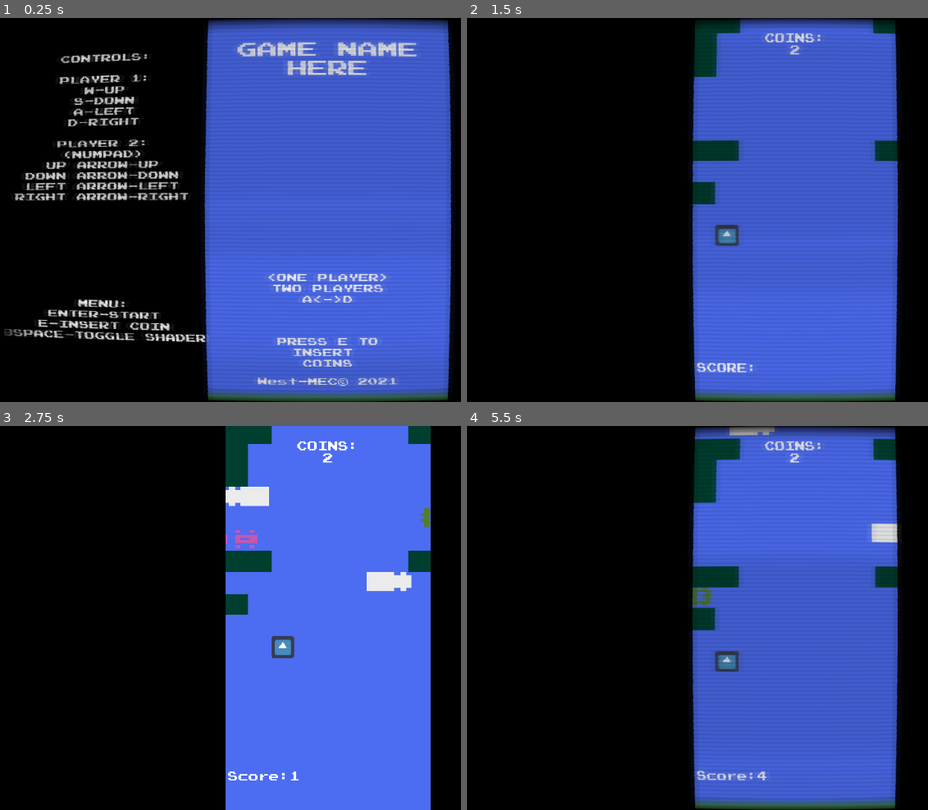
Above: before the commit, frames 1-4 (two rows, left to right).
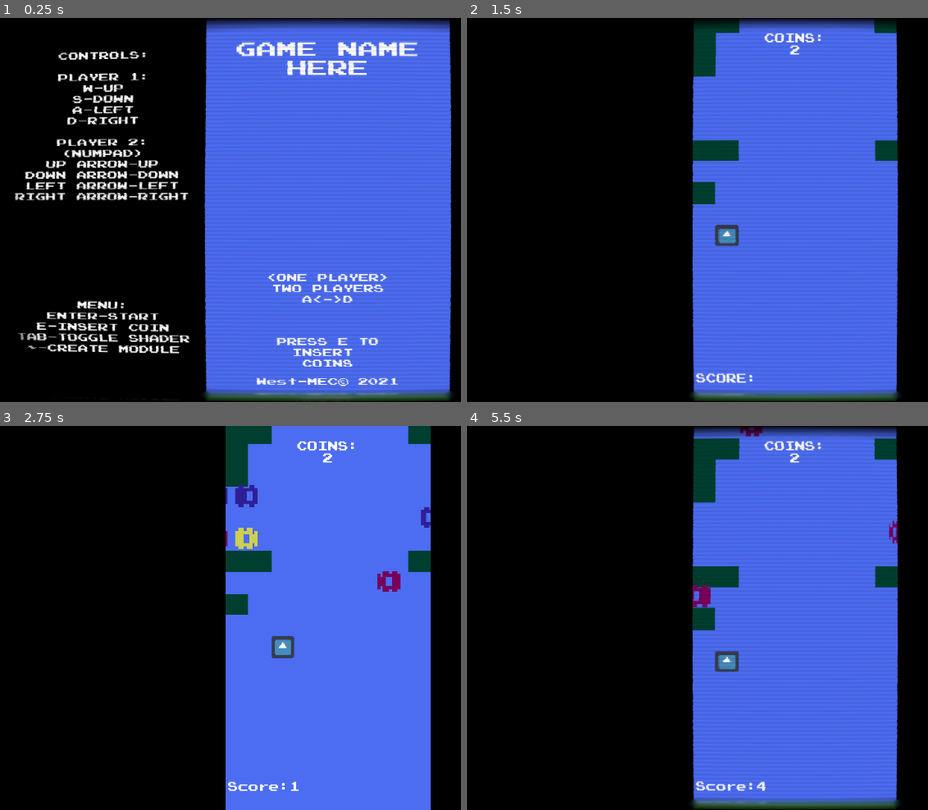
Above: after the commit, the same moments.

Repository: RogerRandomDev/GodotWork
Game: Godot game, scene res://Assets/Scenes/Title.tscn
Two runs of this game, one before a commit and one after it. Both use one fixed random seed, a clock stepped at 60 frames per second and the inputs below. The engine's default icon, where the game draws it, is replaced by a stand-in: a white triangle on a blue panel in a dark square.
Inputs:
- Up to frame 1 (0.25 s): no input
- Up to frame 2 (1.5 s): tap E at 0.5 s; hold D (rightP1) 0.53-1.28 s; hold Tab 0.53-1.28 s; tap Backspace at 0.8, 1.35 s; tap Enter at 1.25 s; hold S (downP1) from 1.28 s (still down)
- Up to frame 3 (2.75 s): tap Tab at 1.55 s; release S (downP1) at 2.03 s; hold D (rightP1) from 2.03 s (still down); hold Backspace from 2.03 s (still down); tap Keypad 5 (downP2) at 2.1 s
- Up to frame 4 (5.5 s): release D (rightP1) at 2.78 s; release Backspace at 2.78 s; hold W (upP1) 2.78-3.53 s; tap Keypad 4 (leftP2) at 2.85 s; tap Tab at 3.05, 4.55 s; hold Backspace 3.53-4.28 s; hold A (leftP1) 3.53-5.03 s; tap Keypad 6 (rightP2) at 3.6 s; tap Keypad 8 (upP2) at 4.35 s; hold S (downP1) from 5.03 s (still down); hold Tab from 5.03 s (still down); tap Backspace at 5.3 s

The runs differ from the first frame. In frame 1, 38% of the frame differs, in the area x 0-99%, y 0-100%; in frame 2, 26%; in frame 3, 1.6%; in frame 4, 26%.

Commit message:
added color pallete switching and better designs, made unique textures as i shift from the default frogger i got from the atari version

Diff:
--- a/Game/Assets/Scenes/BaseGame.tscn
+++ b/Game/Assets/Scenes/BaseGame.tscn
@@ -88,9 +88,9 @@
 
 [node name="Score0" type="Label" parent="Scores"]
 margin_left = 132.0
-margin_top = 540.0
+margin_top = 556.0
 margin_right = 444.0
-margin_bottom = 1124.0
+margin_bottom = 1140.0
 custom_fonts/font = ExtResource( 6 )
 text = "SCORE:
 "
@@ -100,9 +100,9 @@
 
 [node name="Score1" type="Label" parent="Scores"]
 margin_left = 580.0
-margin_top = 540.0
+margin_top = 556.0
 margin_right = 892.0
-margin_bottom = 1124.0
+margin_bottom = 1140.0
 custom_fonts/font = ExtResource( 6 )
 text = "SCORE:
 "
--- a/Game/Assets/Scenes/Sliders.tscn
+++ b/Game/Assets/Scenes/Sliders.tscn
@@ -1,26 +1,26 @@
 [gd_scene load_steps=9 format=2]
 
+[ext_resource path="res://Assets/Textures/Cars0.png" type="Texture" id=1]
 [ext_resource path="res://Assets/Scripts/RoadMotion.gd" type="Script" id=2]
-[ext_resource path="res://Assets/Textures/Atari2600Frogger(placeholder).png" type="Texture" id=3]
 
 [sub_resource type="Curve2D" id=1]
 _data = {
 "points": PoolVector2Array( 0, 0, 0, 0, -128, 0, 0, 0, 0, 0, 640, 0 )
 }
 
-[sub_resource type="RectangleShape2D" id=11]
+[sub_resource type="RectangleShape2D" id=2]
 extents = Vector2( 16, 16 )
 
-[sub_resource type="RectangleShape2D" id=10]
+[sub_resource type="RectangleShape2D" id=3]
 extents = Vector2( 16, 16 )
 
-[sub_resource type="RectangleShape2D" id=9]
+[sub_resource type="RectangleShape2D" id=4]
 extents = Vector2( 16, 16 )
 
-[sub_resource type="RectangleShape2D" id=7]
+[sub_resource type="RectangleShape2D" id=5]
 extents = Vector2( 16, 16 )
 
-[sub_resource type="RectangleShape2D" id=8]
+[sub_resource type="RectangleShape2D" id=6]
 extents = Vector2( 16, 16 )
 
 [node name="VehicleMotion" type="Path2D"]
@@ -32,68 +32,68 @@
 position = Vector2( -128, 0 )
 
 [node name="Sprite" type="Sprite" parent="PathFollow2D"]
-scale = Vector2( 4, 8 )
+scale = Vector2( 8, 9.143 )
 z_index = 1
-texture = ExtResource( 3 )
+texture = ExtResource( 1 )
 region_enabled = true
-region_rect = Rect2( 1, 1, 32, 7 )
+region_rect = Rect2( 0, 0, 8, 7 )
 
 [node name="Area2D" type="Area2D" parent="PathFollow2D"]
 
 [node name="CollisionShape2D" type="CollisionShape2D" parent="PathFollow2D/Area2D"]
-shape = SubResource( 11 )
+shape = SubResource( 2 )
 
 [node name="PathFollow2D2" type="PathFollow2D" parent="."]
 position = Vector2( -128, 0 )
 
 [node name="Sprite" type="Sprite" parent="PathFollow2D2"]
-scale = Vector2( 4, 8 )
-texture = ExtResource( 3 )
+scale = Vector2( 8, 9.143 )
+texture = ExtResource( 1 )
 region_enabled = true
 
 [node name="Area2D" type="Area2D" parent="PathFollow2D2"]
 
 [node name="CollisionShape2D" type="CollisionShape2D" parent="PathFollow2D2/Area2D"]
-shape = SubResource( 10 )
+shape = SubResource( 3 )
 
 [node name="PathFollow2D3" type="PathFollow2D" parent="."]
 position = Vector2( -128, 0 )
 
 [node name="Sprite" type="Sprite" parent="PathFollow2D3"]
-scale = Vector2( 4, 8 )
-texture = ExtResource( 3 )
+scale = Vector2( 4, 9.143 )
+texture = ExtResource( 1 )
 region_enabled = true
 
 [node name="Area2D" type="Area2D" parent="PathFollow2D3"]
 
 [node name="CollisionShape2D" type="CollisionShape2D" parent="PathFollow2D3/Area2D"]
-shape = SubResource( 9 )
+shape = SubResource( 4 )
 
 [node name="PathFollow2D4" type="PathFollow2D" parent="."]
 position = Vector2( -128, 0 )
 
 [node name="Sprite" type="Sprite" parent="PathFollow2D4"]
-scale = Vector2( 4, 8 )
-texture = ExtResource( 3 )
+scale = Vector2( 4, 9.143 )
+texture = ExtResource( 1 )
 region_enabled = true
 
 [node name="Area2D" type="Area2D" parent="PathFollow2D4"]
 
 [node name="CollisionShape2D" type="CollisionShape2D" parent="PathFollow2D4/Area2D"]
-shape = SubResource( 7 )
+shape = SubResource( 5 )
 
 [node name="PathFollow2D5" type="PathFollow2D" parent="."]
 position = Vector2( -128, 0 )
 
 [node name="Sprite" type="Sprite" parent="PathFollow2D5"]
-scale = Vector2( 4, 8 )
-texture = ExtResource( 3 )
+scale = Vector2( 4, 9.143 )
+texture = ExtResource( 1 )
 region_enabled = true
 
 [node name="Area2D" type="Area2D" parent="PathFollow2D5"]
 
 [node name="CollisionShape2D" type="CollisionShape2D" parent="PathFollow2D5/Area2D"]
-shape = SubResource( 8 )
+shape = SubResource( 6 )
 
 [node name="Carmotion" type="Timer" parent="."]
 autostart = true
--- a/Game/Assets/Scenes/Title.tscn
+++ b/Game/Assets/Scenes/Title.tscn
@@ -116,12 +116,11 @@
 TWO PLAYERS
 A<->D"
 align = 1
-percent_visible = -0.0454545
 
 [node name="Controls" type="Label" parent="ViewportContainer/Viewport/Labels"]
 margin_top = 32.0
 margin_right = 160.0
-margin_bottom = 326.0
+margin_bottom = 384.0
 custom_fonts/font = SubResource( 3 )
 text = "CONTROLS:
 
@@ -149,7 +148,8 @@
 MENU:
 ENTER-START
 E-INSERT COIN
-BSPACE-TOGGLE SHADER"
+TAB-TOGGLE SHADER
+~-CREATE MODULE"
 align = 1
 
 [node name="CoinFlash" type="Timer" parent="."]
--- a/Game/Assets/Scripts/GlobalData.gd
+++ b/Game/Assets/Scripts/GlobalData.gd
@@ -2,7 +2,7 @@
 
 
 ##allows you to disable the shader
-var shaderOFF = true
+var shaderOFF = false
 
 ##stores score and HighScore##
 var Score = [0,0]
@@ -12,8 +12,14 @@
 var coinCount = 0
 ##converts player ID to the label for the score##
 const pID = {"P1":0,"P2":1,"CPU":1}
+##Modulation colors to allow for more variety by just changing pallette essentially between the values##
+const ColorValues = [Color8(136,0,0,255),Color8(48,32,152,255),Color8(120,0,92,255),Color8(208,208,80,255)]
 
-##Allows you to insert more coins during the game as wepp
+##Randomizes random function##
+func _ready():
+	randomize()
+
+##Allows you to insert more coins during the game as wanted##
 func _unhandled_key_input(event):
 	if str(event) == "0":
 		pass
@@ -28,9 +34,9 @@
 			get_tree().get_nodes_in_group("COINDISPLAY")[0].text = "COINS:\n"+str(coinCount)
 
 	##Lets you disable the shaders
-	if Input.is_key_pressed(KEY_BACKSPACE):
+	if Input.is_key_pressed(KEY_TAB):
 		GlobalData.shaderOFF = !GlobalData.shaderOFF
-		get_tree().get_nodes_in_group("SHADER")[0].visible = GlobalData.shaderOFF
+		get_tree().get_nodes_in_group("SHADER")[0].visible = !GlobalData.shaderOFF
 ##sets scoreboard and highscore##
 func setScore(value,ID):
 	Score[pID[ID]]=value
@@ -50,3 +56,6 @@
 func gameover():
 	print("hit")
 	pass
+##randomly selects color to return from pallette above##
+func randColor():
+	return ColorValues[round(rand_range(0,ColorValues.size()-1))]
--- a/Game/Assets/Scripts/RoadMotion.gd
+++ b/Game/Assets/Scripts/RoadMotion.gd
@@ -8,17 +8,22 @@
 var moving = true
 var carprogress = [0,0,0,0,0]
 export var carDir = 0
-export var carLength = [1,2]
+export var carLength = [1,1]
+
+###
 ##placeholder to set texture position and size for now##
+##no longer placeholder, has been modified to suit its purpose permanently,
+##or until better method is though of.
+###
 var carData = [
-[[38,1,16,7],[59,1,16,7],[80,1,16,7],[101,1,16,7]],
+[[0,0,8,7],[9,0,8,7],[0,8,8,7],[9,8,8,7]],
 [[1,1,32,7]],
 ]
 var carCounts = [3,0]
 ##sets speed of motion
 func _ready():
 	$Carmotion.wait_time = movespeed
-	if carDir == 1:
+	if carDir == 0:
 		for car in get_children():
 			if car.get_child_count() != 0:
 				car.get_child(0).flip_h = true
@@ -45,11 +50,16 @@
 			var currentCar = round(rand_range(0,carCounts[carSize-1]-1))
 			get_child(carpos).get_child(1).scale.x = carSize
 ##sets extents(TEMPORARY) this is being used while using the frogger textures i got from the atari 2600
+###
+##Leaving last comment aside, I set up my own textures in the style, and am using it in the same manner
+##as before, since it has proved to be rather effective at what it is meant to do.
+###
 			get_child(carpos).get_child(0).region_rect = Rect2(carData[carSize-1][currentCar][0],
 carData[carSize-1][currentCar][1],
 carData[carSize-1][currentCar][2],
 carData[carSize-1][currentCar][3])
-
+##sets color to one of the colors in the globaldata color pallette i've set up##
+			get_child(carpos).get_child(0).modulate = GlobalData.randColor()
 
 func _on_Area2D_body_entered(body):
 	if body.name =="Player":
--- a/Game/Assets/Shaders/FinalShader.shader
+++ b/Game/Assets/Shaders/FinalShader.shader
@@ -4,7 +4,6 @@
 uniform float color_displacement :hint_range (0, 5) = 0.0;
 uniform float lines_velocity :hint_range (0, 5) = 0.075;
 const float PI = 3.14159265359;
-uniform float colorset = 256.0;
 uniform vec2 screen_size = vec2(320.0, 180.0);
 uniform bool show_curvature = true;
 uniform float curvature_x_amount : hint_range(3.0, 15.0, 0.01) = float(6.0);
@@ -83,7 +82,7 @@
 
 	// switching noise
 	float snPhase = smoothstep( 0.03, 0.0, uvn.y );
-	uvn.y += snPhase * 0.0;
+	uvn.y += snPhase * 0.125;
 	uvn.x += snPhase * ( ( noise( vec2( uv.y * 100.0, TIME * 10.0 ) ) - 0.5 ) * 0.0 );
 
 	color = tex2D( SCREEN_TEXTURE, uvn );
@@ -93,28 +92,21 @@
 		color.yzx,
 		snPhase
 	);
-
+/*
 	// bloom
 	for( float x = -1.0; x < 2.5; x += 2.0 ){
 		color.xyz += vec3(
 		tex2D( SCREEN_TEXTURE, uvn + vec2( x - 0.0, 0.0 ) * 0.007 ).x,
 		tex2D( SCREEN_TEXTURE, uvn + vec2( x - color_displacement, 0.0 ) * 0.007 ).y,
 		tex2D( SCREEN_TEXTURE, uvn + vec2( x - color_displacement * 2.0, 0.0 ) * 0.007 ).z
-		) * 0.1;
+		) * 0.01;
 	}
-	color *= 0.6;
+*/
+	color *= 0.5;
 
 	// ac beat
-	color *= 1.0 + clamp( noise( vec2( 0.0, uv.y + TIME * lines_velocity ) ) * 0.6 - 0.25, 0.0, 0.1 );
+	color *= 1.0 + clamp( noise( vec2( 0.0, uv.y + TIME * lines_velocity ) ) * 0.16 - 0.25, 0.0, 0.1 );
 
-///THIS SHOULD ONLY BE USED IF I FINALLY FIGURE OUT HOW I CAN MAKE IT LOOK NICE WITHOUT SCREWING THE REST UP
-	//one of the first parts of the shader here,
-	//it would basically limit the color pallate by dividing the possible values and rounding
-	//before just multiplying it to get a reduced color pallate.
-	//sounds nice, but i realized it doesnt work all that well in the end, so if i ever find a way
-	//to make it nice, i will re-used it once again//
-///
-	//color = roundEven(color*(256.0/colorset))/(256.0/colorset);
 
 	if (show_horizontal_scan_lines) {
 		float s = sin(screen_uv.y * horizontal_scan_lines_amount * PI * 2.0);
--- a/Game/Assets/Shaders/crt_material.tres
+++ b/Game/Assets/Shaders/crt_material.tres
@@ -9,19 +9,18 @@
 shader_param/tape_crease_amount = 0.25
 shader_param/color_displacement = 0.0
 shader_param/lines_velocity = 0.075
-shader_param/colorset = 1.0
 shader_param/screen_size = Vector2( 512, 300 )
 shader_param/show_curvature = true
-shader_param/curvature_x_amount = 6.0
-shader_param/curvature_y_amount = 4.0
+shader_param/curvature_x_amount = 9.0
+shader_param/curvature_y_amount = 6.0
 shader_param/corner_color = Color( 0, 0, 0, 1 )
 shader_param/show_vignette = true
-shader_param/vignette_opacity = 0.5
+shader_param/vignette_opacity = 0.75
 shader_param/show_horizontal_scan_lines = true
 shader_param/horizontal_scan_lines_amount = 96.0
 shader_param/horizontal_scan_lines_opacity = 0.05
 shader_param/show_vertical_scan_lines = false
 shader_param/vertical_scan_lines_amount = 320.0
 shader_param/vertical_scan_lines_opacity = 1.0
-shader_param/boost = 1.2
-shader_param/aberration_amount = 0.25
+shader_param/boost = 2.0
+shader_param/aberration_amount = 0.0
Binary file added: Game/Assets/Textures/Cars0.png
Not shown, added: Game/Assets/Textures/Cars0.png.import
